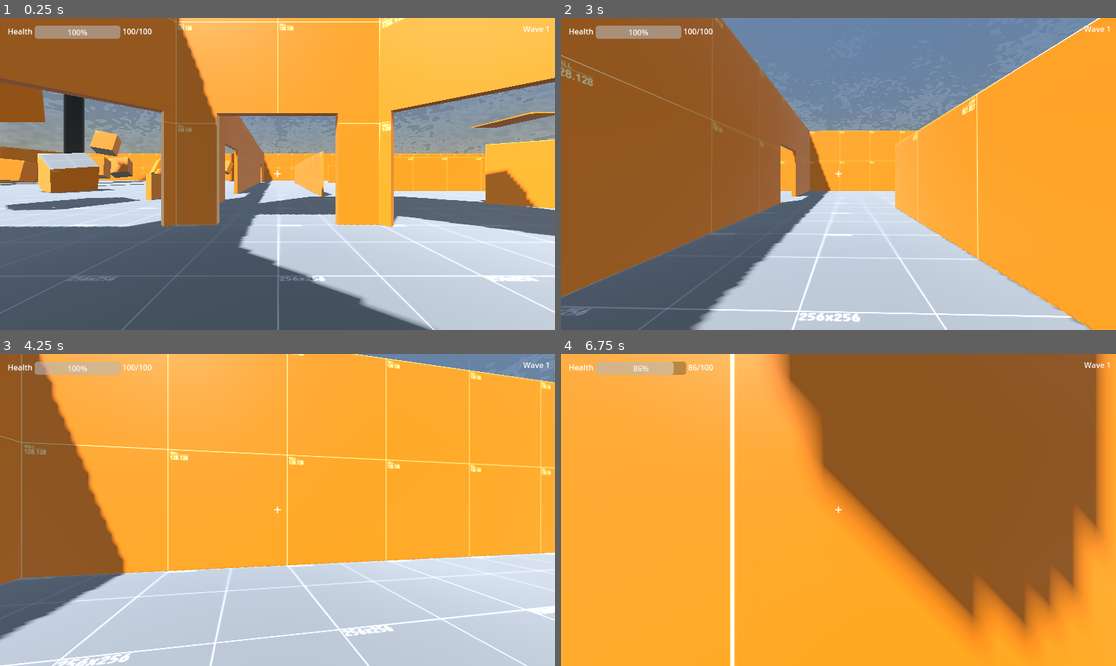
Above: before the commit, frames 1-4 (two rows, left to right).
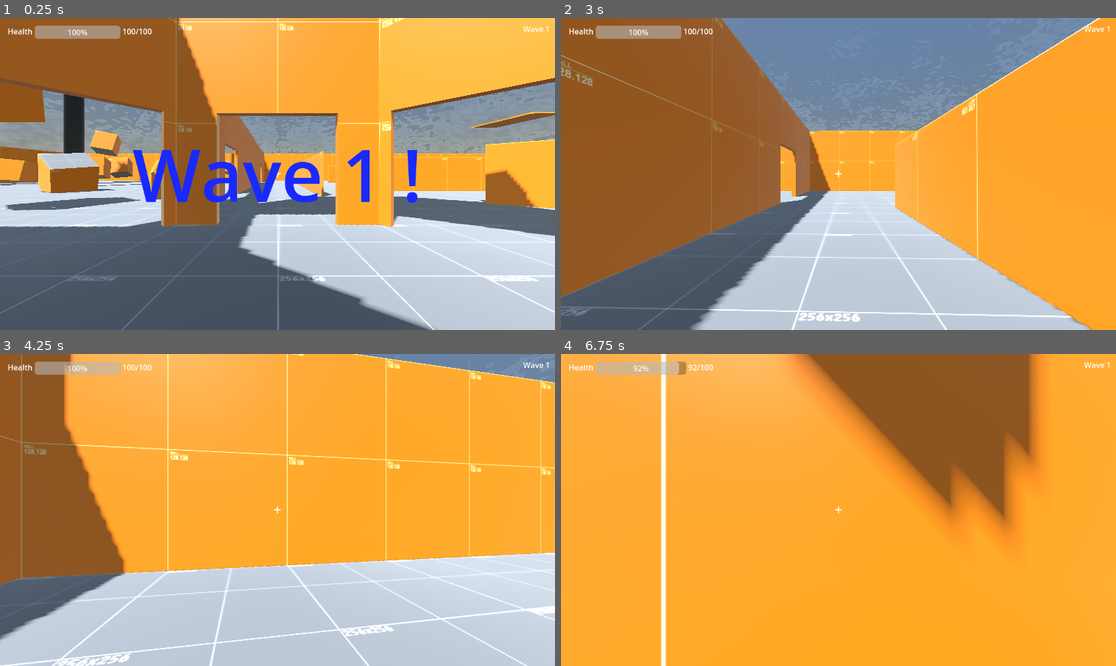
Above: after the commit, the same moments.

Repository: Liloslash/gwj_critters
Game: Godot game, scene res://World.tscn
Same seed, same stepped clock (60 frames per second), same inputs: the game is played once before the commit and once after it.
Inputs (mouse positions are in pixels of both pictures, inside the frame that each line leads up to):
- Up to frame 1 (0.25 s): no input
- Up to frame 2 (3 s): tap Enter (ui_accept) at 0.5, 0.77, 1.52 s; move the mouse to (866, 174) at 0.52 s; press the mouse at (866, 174) at 0.53 s; hold W (up) from 0.53 s (still down); move the mouse to (810, 174) at 1.27 s; release the mouse at (810, 174) at 1.28 s; click (810, 174) at 1.35 s; move the mouse to (849, 167) at 2.02 s; press the mouse at (849, 167) at 2.03 s; move the mouse to (832, 180) at 2.77 s; release the mouse at (832, 180) at 2.78 s; click (832, 180) at 2.85 s
- Up to frame 3 (4.25 s): keep holding W (up); tap Enter (ui_accept) at 3.02, 3.77 s; move the mouse to (316, 513) at 3.52 s; press the mouse at (316, 513) at 3.53 s
- Up to frame 4 (6.75 s): move the mouse to (794, 506) at 4.27 s; release the mouse at (794, 506) at 4.28 s; click (794, 506) at 4.35 s; tap Enter (ui_accept) at 4.52, 6.02 s; move the mouse to (844, 510) at 5.02 s; press the mouse at (844, 510) at 5.03 s; move the mouse to (816, 503) at 5.77 s; release W (up) at 5.78 s; release the mouse at (816, 503) at 5.78 s; hold D (right) 5.78-6.53 s; click (816, 503) at 5.85 s; move the mouse to (866, 510) at 6.52 s; press the mouse at (866, 510) at 6.53 s; hold W (up) from 6.53 s (still down)

The runs differ from the first frame. In frame 1, 2.8% of the frame differs, in the area x 23-76%, y 42-60%; in frame 2, 0.2%; in frame 3, 0.6%; in frame 4, 30%, in the area x 13-99%, y 0-100%.

Commit message:
Enhance HUD functionality with wave start display and timer integration. Updated enemy spawning logic and weapon firing mechanics for improved gameplay experience.

Diff:
--- a/HUD.tscn
+++ b/HUD.tscn
@@ -8,6 +8,10 @@
 [sub_resource type="LabelSettings" id="LabelSettings_efote"]
 font_size = 100
 font_color = Color(1, 0.352941, 0.360784, 1)
+
+[sub_resource type="LabelSettings" id="LabelSettings_vow1y"]
+font_size = 150
+font_color = Color(0.1, 0.16, 1, 1)
 
 [node name="HUD" type="CanvasLayer"]
 script = ExtResource("1")
@@ -91,4 +95,20 @@
 theme_override_font_sizes/font_size = 30
 text = "Try Again"
 
+[node name="WaveHUDTimer" type="Timer" parent="."]
+wait_time = 2.0
+one_shot = true
+
+[node name="WaveStart" type="CenterContainer" parent="."]
+anchors_preset = 15
+anchor_right = 1.0
+anchor_bottom = 1.0
+grow_horizontal = 2
+grow_vertical = 2
+
+[node name="WaveStartLabel" type="Label" parent="WaveStart"]
+layout_mode = 2
+text = "Wave 1 !"
+label_settings = SubResource("LabelSettings_vow1y")
+
 [connection signal="pressed" from="GameOver/CenterContainer/VBoxContainer/Button" to="." method="_on_button_pressed"]
--- a/enemy/enemy.gd
+++ b/enemy/enemy.gd
@@ -2,7 +2,6 @@
 
 
 @export var SPEED = 3.0
-@export var acceleration = 10.0
 @export var max_health := 100
 var current_health := 100
 @export var contact_damage: int = 5
@@ -26,10 +25,10 @@
 	direction_to_player.y = 0 # Ignorer complètement l'axe Y
 	direction_to_player = direction_to_player.normalized()
 
-	# Ne modifier que les composantes X et Z de la vélocité
+	# Appliquer la vitesse directement comme le joueur
 	if direction_to_player.length() > 0:
-		velocity.x = velocity.x + (direction_to_player.x * SPEED - velocity.x) * acceleration * delta
-		velocity.z = velocity.z + (direction_to_player.z * SPEED - velocity.z) * acceleration * delta
+		velocity.x = direction_to_player.x * SPEED
+		velocity.z = direction_to_player.z * SPEED
 
 	move_and_slide()
 
--- a/enemy/enemyFast.gd
+++ b/enemy/enemyFast.gd
@@ -1,8 +1,7 @@
 extends CharacterBody3D
 
 
-@export var SPEED = 10.0
-@export var acceleration = 10.0
+@export var SPEED = 9.0
 @export var max_health := 25
 var current_health := 25
 @export var contact_damage: int = 2
@@ -26,10 +25,10 @@
 	direction_to_player.y = 0 # Ignorer complètement l'axe Y
 	direction_to_player = direction_to_player.normalized()
 
-	# Ne modifier que les composantes X et Z de la vélocité
+	# Appliquer la vitesse directement comme le joueur
 	if direction_to_player.length() > 0:
-		velocity.x = velocity.x + (direction_to_player.x * SPEED - velocity.x) * acceleration * delta
-		velocity.z = velocity.z + (direction_to_player.z * SPEED - velocity.z) * acceleration * delta
+		velocity.x = direction_to_player.x * SPEED
+		velocity.z = direction_to_player.z * SPEED
 
 	move_and_slide()
 
--- a/hud.gd
+++ b/hud.gd
@@ -6,16 +6,23 @@
 @onready var crosshair_label: Label = $CenterContainer/Label
 @onready var wave_label: Label = $MarginContainer/WaveLabel
 @onready var game_over_panel: CenterContainer = $GameOver
+@onready var wave_start: CenterContainer = $WaveStart
+@onready var wave_start_label: Label = $WaveStart/WaveStartLabel
+
+@onready var wave_hud_timer: Timer = $WaveHUDTimer
 
 func _ready() -> void:
 	var player := get_tree().get_first_node_in_group("Player")
 	game_over_panel.visible = false
+	wave_start.visible = false
 
-	if player and player.has_signal("health_changed"):
-		player.health_changed.connect(_on_health_changed)
+	player.health_changed.connect(_on_health_changed)
 	_on_health_changed(player.current_health, player.max_health)
 
-	var weapon: Node = player.get_node_or_null("RaycastWeapon") if player else null
+	wave_hud_timer.one_shot = true
+	wave_hud_timer.timeout.connect(hide_wave_start)
+
+	var weapon: Node = player.get_node_or_null("MainWeapon")
 	if weapon and weapon.has_signal("hit_confirmed"):
 		weapon.connect("hit_confirmed", Callable(self, "show_hitmarker"))
 
@@ -37,12 +44,19 @@
 	var tween := create_tween()
 	tween.tween_property(crosshair_label, "modulate", original, 0.12).set_trans(Tween.TRANS_SINE).set_ease(Tween.EASE_OUT)
 
+func show_wave_start(wave_number: int) -> void:
+	wave_start.visible = true
+	print("show_wave_start", wave_number)
+	wave_start_label.text = "Wave %d" % wave_number + " !"
+	wave_hud_timer.start()
+
+func hide_wave_start() -> void:
+	wave_start.visible = false
 
 func _on_button_pressed() -> void:
 	Input.set_mouse_mode(Input.MOUSE_MODE_CAPTURED)
 	get_tree().reload_current_scene()
 
-
 func game_over() -> void:
 	Input.set_mouse_mode(Input.MOUSE_MODE_VISIBLE)
 	game_over_panel.show()
--- a/player/Player.tscn
+++ b/player/Player.tscn
@@ -30,6 +30,10 @@
 camera_path = NodePath("../Node3D/Camera3D")
 player_body_path = NodePath("..")
 
+[node name="FireRateTimer" type="Timer" parent="MainWeapon"]
+wait_time = 0.7
+one_shot = true
+
 [node name="GunShot" type="AudioStreamPlayer" parent="."]
 stream = ExtResource("3_wnvi2")
 volume_db = -20.702
--- a/player/raycast_weapon.gd
+++ b/player/raycast_weapon.gd
@@ -2,6 +2,7 @@
 class_name RaycastWeapon
 
 @onready var gun_shot: AudioStreamPlayer = $"../GunShot"
+@onready var fire_rate_timer: Timer = $FireRateTimer
 
 signal hit_confirmed(target, position: Vector3)
 
@@ -10,6 +11,7 @@
 @export var collision_mask: int = 1
 @export var camera_path: NodePath
 @export var player_body_path: NodePath
+
 
 # Recoil configuration
 @export var recoil_pitch_deg: float = 2.0
@@ -25,7 +27,13 @@
 	_camera = get_node_or_null(camera_path) as Camera3D
 	_player_body = get_node_or_null(player_body_path) as CharacterBody3D
 
-func fire() -> void:
+func fire() -> bool:
+	if not can_fire():
+		return false
+
+	# Start the timer
+	fire_rate_timer.start()
+
 	var from: Vector3 = _camera.global_transform.origin
 	var to: Vector3 = _compute_ray_end(from)
 	var space: PhysicsDirectSpaceState3D = get_viewport().world_3d.direct_space_state
@@ -34,9 +42,13 @@
 	gun_shot.play()
 	if result.is_empty():
 		_apply_recoil()
-		return
+		return true
 	_apply_damage(result.collider)
 	_apply_recoil()
+	return true
+
+func can_fire() -> bool:
+	return fire_rate_timer.time_left <= 0.0
 
 func _compute_ray_end(from: Vector3) -> Vector3:
 	return from + (-_camera.global_transform.basis.z) * ray_distance
--- a/world.gd
+++ b/world.gd
@@ -20,8 +20,10 @@
 var enemies_spawned_in_wave: int = 0
 var enemies_alive_count: int = 0
 var is_between_waves: bool = false
+var HUD: HUD = null
 
 func _ready() -> void:
+	HUD = get_node_or_null("HUD")
 	_configure_spawn_timer()
 	_configure_wave_timer()
 	_seed_rng()
@@ -63,23 +65,11 @@
 func _seed_rng() -> void:
 	randomize()
 
-func _pick_enemy_scene() -> PackedScene:
-	if enemy_scenes == null:
-		return null
-	var count := enemy_scenes.size()
-	if count <= 0:
-		return null
-	var idx := randi() % count
-	return enemy_scenes[idx]
-
 func _spawn_enemy_random() -> void:
-	var position: Vector3 = spawn_zones.get_random_position()
-	return _spawn_enemy_at_position(position)
-
-func _spawn_enemy_at_position(position: Vector3) -> void:
-	var scene_to_spawn: PackedScene = _pick_enemy_scene()
+	var random_position: Vector3 = spawn_zones.get_random_position()
+	var scene_to_spawn: PackedScene = enemy_scenes[randi() % enemy_scenes.size()]
 	var enemy_instance: Node3D = scene_to_spawn.instantiate()
-	enemy_instance.transform = Transform3D(Basis(), position)
+	enemy_instance.transform = Transform3D(Basis(), random_position)
 	add_child(enemy_instance)
 
 	# Connecter le signal de mort de l'ennemi
@@ -98,8 +88,6 @@
 
 func _on_enemy_died() -> void:
 	enemies_alive_count = max(0, enemies_alive_count - 1)
-	print("Enemy died. Enemies alive: %d" % enemies_alive_count)
-	# Vérifier si la vague est terminée (tous les ennemis spawned ET tous morts)
 	if spawn_timer.is_stopped() and enemies_alive_count == 0:
 		_finish_wave()
 
@@ -108,22 +96,16 @@
 	print("Spawned enemy %d/%d this wave. Enemies alive: %d" % [enemies_spawned_in_wave, enemies_to_spawn_this_wave, enemies_alive_count])
 	if enemies_spawned_in_wave < enemies_to_spawn_this_wave:
 		return
-	# Tous les ennemis de la vague ont été spawnés, arrêter le timer de spawn
 	spawn_timer.stop()
-	print("All enemies spawned for wave %d. Waiting for all to die..." % current_wave)
-	# Vérifier si la vague est déjà terminée (cas où les ennemis meurent très vite)
 	if enemies_alive_count == 0:
 		_finish_wave()
 
 func _update_hud_wave_started() -> void:
-	var hud: Node = get_node_or_null("HUD")
-	if hud and hud.has_method("set_wave"):
-		hud.set_wave("Wave %d" % current_wave)
+	HUD.set_wave("Wave %d" % current_wave)
+	HUD.show_wave_start(current_wave)
 
 func _update_hud_wave_ended() -> void:
-	var hud: Node = get_node_or_null("HUD")
-	if hud and hud.has_method("set_wave"):
-		hud.set_wave("Waiting for next wave...")
+	HUD.set_wave("Waiting for next wave...")
 
 # --- Difficulty/Scaling Logic ---
 
Not shown: 1 places in HUD.tscn that only renumber resources
